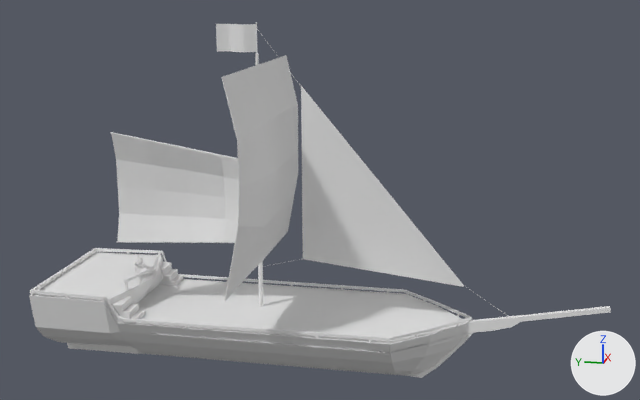
The OBJ model src/client/assets/models/ships/destroyer.obj: old version first, new version second.
The view is the same before and after, from a camera (50 mm lens) standing at (-18.99, -5.22, 8.83) and looking at (-0.1, -1.44, 4.11). The axes (+X, +Y, +Z) are drawn at lower right. The lights are the same throughout. Materials are left out; every surface is plain grey. Where no turn or scale is listed for an object, it has been applied to the vertices. Vertices at the same position are counted once.

The older version as bpy lines, for what is in view:
```python
me_body = bpy.data.meshes.new('Body')
me_body.from_pydata(...)  # 1200 vertices, 1044 faces, 1 loose edge; spans x -1.76..1.76, y -7.84..4.92, z 0.0..2.54
me_body.materials.append(mat_mat)
me_mast = bpy.data.meshes.new('Mast')
me_mast.from_pydata(...)  # 64 vertices, 46 faces; spans x -0.6..0.07, y -0.07..3.26, z 1.31..7.98
me_mast.materials.append(mat_mat)
me_sail = bpy.data.meshes.new('Sail')
me_sail.from_pydata(...)  # 180 vertices, 164 faces; spans x -2.76..2.51, y -5.8..3.23, z 1.56..7.94
me_sail.materials.append(mat_mat)
ob_body = bpy.data.objects.new('Body', me_body)
ob_body.location = (0.0, 0.0, 0.0)
ob_mast = bpy.data.objects.new('Mast', me_mast)
ob_mast.location = (0.0, 0.0, 0.0)
ob_sail = bpy.data.objects.new('Sail', me_sail)
ob_sail.location = (0.0, 0.0, 0.0)
```
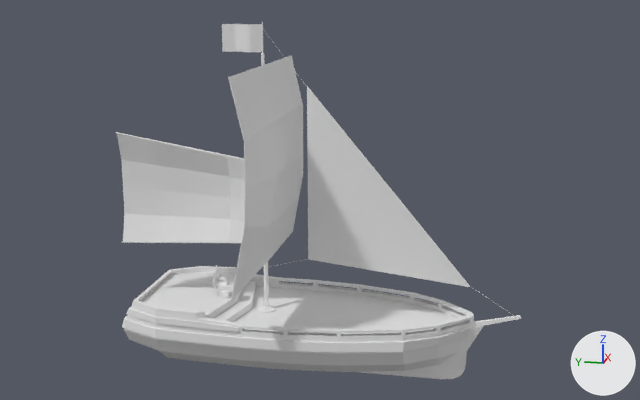
What the commit changed:
me_body is used by ob_body; location (0.0, 0.0, 0.0).
me_body had 1200 vertices, 1044 faces, 1 loose edge and spanned x -1.76..1.76, y -7.84..4.92, z 0.0..2.54.
me_body now has 950 vertices, 953 faces and spans x -1.72..1.72, y -5.96..2.99, z 0.02..2.39.
me_body part 1: the loose piece of 114 vertices spanning x -1.76..1.76, y -4.85..4.92, z 0.0..1.98 is rebuilt with 420 vertices and now spans x -1.67..1.67, y -5.96..2.95, z 0.02..2.03.
me_body part 2: the loose piece of 64 vertices spanning x -1.76..1.76, y -4.89..4.91, z 1.48..2.09 is rebuilt with 84 vertices and now spans x -1.72..1.72, y -4.89..2.99, z 1.14..1.36.
me_body part 3: a new loose piece of 48 vertices spanning x -0.25..0.25, y 1.03..1.07, z 1.8..2.3.
me_body part 4: a new loose piece of 36 vertices spanning x -1.71..1.71, y -0.01..2.84, z 1.49..1.63.
me_body part 5: a new loose piece of 32 vertices spanning x -0.22..0.22, y -0.37..0.07, z 1.35..1.47.
me_body part 6: 67 loose pieces with 818 vertices, spanning x -1.74..1.74, y -7.84..4.89, z 0.0..2.54, are deleted.
me_body part 7: 204 vertices removed from x -1.76..1.76, y -4.89..4.92, z 0.0..2.09.
me_sail has 180 vertices, 164 faces and spans x -2.76..2.51, y -5.8..3.23, z 1.56..7.94.
me_sail is used by ob_sail; location (0.0, 0.0, 0.0).
me_sail part 8: the loose piece of 48 vertices spanning x -0.11..0.09, y -0.02..0.9, z 7.34..7.94 is moved by (0.0, -0.13, 0.0).
me_sail part 9: the loose piece of 8 vertices spanning x -0.1..0.0, y -4.68..-1.02, z 2.25..6.65 is moved by (0.0, -0.13, 0.0).
me_sail part 10: the loose piece of 50 vertices spanning x -0.59..0.13, y 0.02..3.23, z 3.0..5.55 is moved by (0.0, -0.13, 0.0).
me_sail part 11: the loose piece of 50 vertices spanning x -2.76..2.51, y -0.61..-0.01, z 2.56..7.08 is moved by (0.0, -0.13, 0.0).

Changed parts and their boxes [x1, y1, x2, y2] in the pictures (640 x 400 px; the box of a moved part takes in the faces that stretch with it):
'Sail', reshaped: before [111, 24, 508, 316]; after [117, 24, 514, 316]
'Body', reshaped (31% narrower, 12% shorter): before [29, 248, 611, 378]; after [122, 265, 521, 379]
part 1 of me_body, rebuilt: before [117, 278, 192, 325]; after [124, 266, 521, 379]
part 2 of me_body, rebuilt: before [30, 248, 471, 341]; after [122, 316, 471, 353]
part 3 of me_body, added: after [213, 269, 221, 289]
part 4 of me_body, added: after [127, 307, 241, 332]
part 5 of me_body, added: after [258, 305, 276, 313]
part 6 of me_body, deleted: before [31, 251, 611, 378]
part 7 of me_body, deleted: before [29, 252, 472, 376]
part 8 of me_sail, moved or reshaped: before [216, 24, 256, 52]; after [222, 24, 262, 52]
part 9 of me_sail, moved or reshaped: before [301, 86, 464, 287]; after [307, 86, 470, 287]
part 10 of me_sail, moved or reshaped: before [111, 134, 238, 243]; after [117, 134, 245, 243]
part 11 of me_sail, moved or reshaped: before [222, 55, 298, 301]; after [228, 55, 303, 302]
